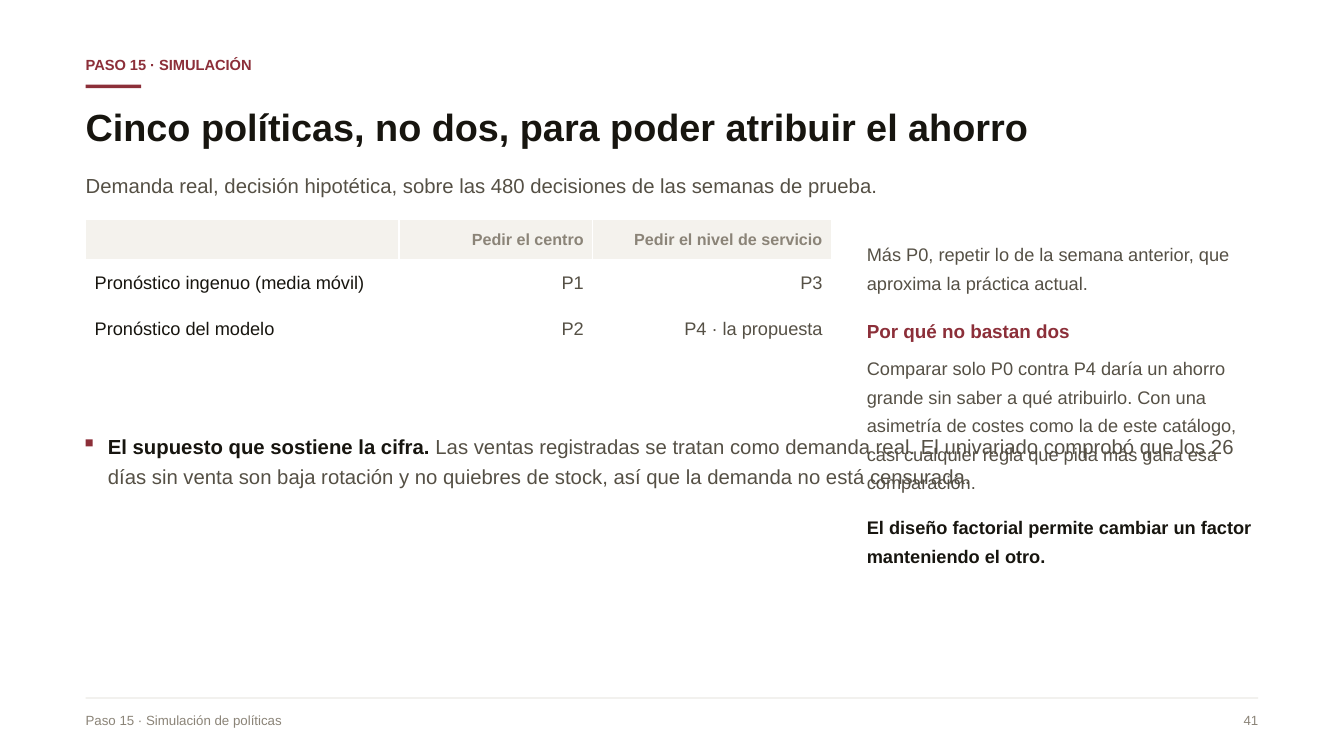
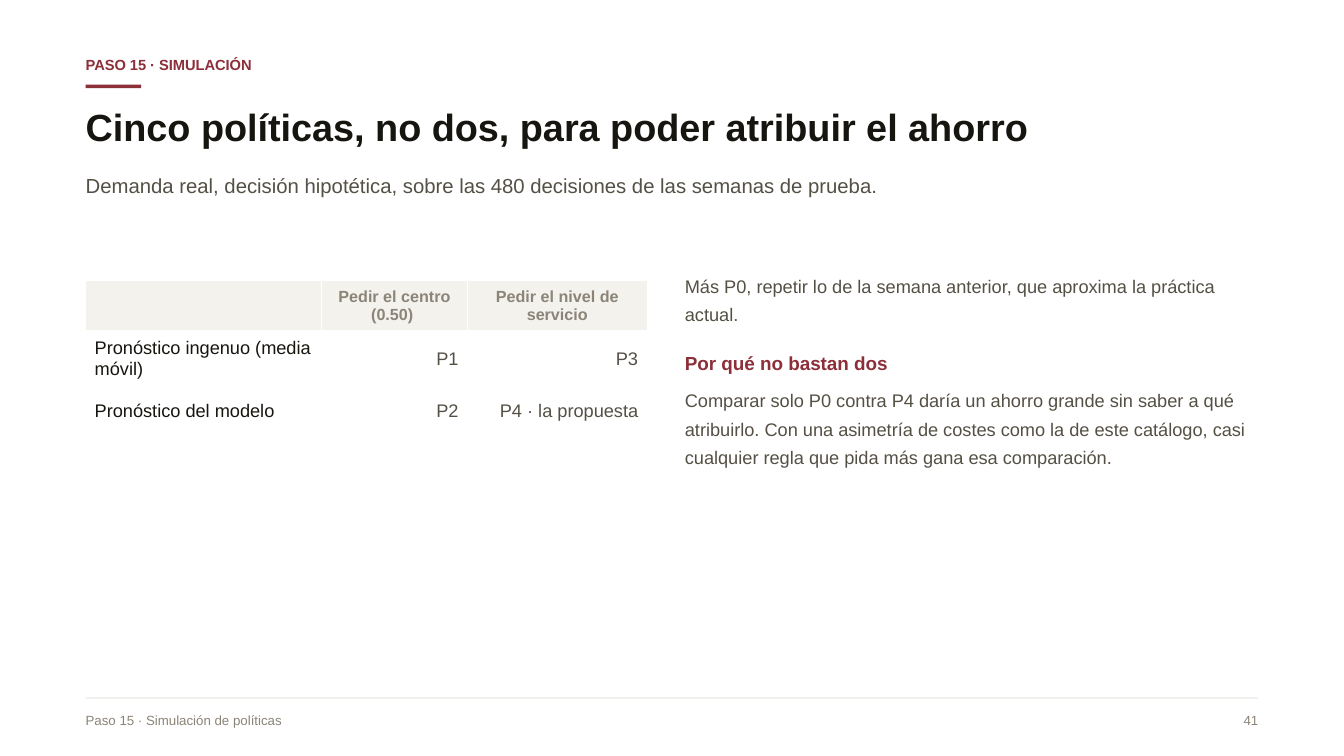
Before and after one commit to Danilo22m/Prueba_Tostao, a slide deck: slide 35 of Presentacion_Caso_A.pptx. Drawn at 1344x756 pixels with LibreOffice and Linux fonts; fonts in the diff are those of the drawing. Boxes give left, top, right and bottom in pixels: in the first picture for what was removed or moved away, otherwise in the second. Text is boxed around its words. In the diff, an @@ line names an element or a change of style, - is before the commit and + after.

```diff
--- a/Presentacion_Caso_A.pptx
+++ b/Presentacion_Caso_A.pptx
@@ text "Más P0, repetir lo de ..." moved from (x1=867, y1=247, x2=1251, y2=563) to (x1=685, y1=279, x2=1245, y2=468) @@
@@ table at (x1=86, y1=280, x2=647, y2=435) @@
-row 1, column 2: Pedir el centro
+row 1, column 2: Pedir el centro (0.50)
@@ alignment right to centre @@
@@ table resized from (x1=86, y1=220, x2=832, y2=353) to (x1=86, y1=280, x2=647, y2=435) @@
@@ rectangle removed at (x1=86, y1=440, x2=93, y2=447) @@
@@ text removed at (x1=108, y1=438, x2=1234, y2=489) @@
-El supuesto que sostiene la cifra. Las ventas registradas se tratan como demanda real. El univariado comprobó que los 26 días sin venta son baja rotación y no quiebres de stock, así que la demanda no está censurada.
@@ text at (x1=867, y1=520, x2=1251, y2=563): paragraph removed @@
-El diseño factorial permite cambiar un factor manteniendo el otro.
```
Also in this commit, not shown: 4 other slides changed, 1 slide removed, 3 other files.
